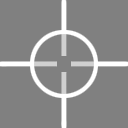
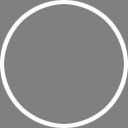
The second 128px x 128px image is a revision of the first. Changes to its layers:
removed layer "图层 4" over <box>30,30,98,98</box>
removed layer "图层 5" (was 63%) over <box>32,32,96,96</box>
moved "图层 1" above "图层 1 副本", painted on it over <box>0,0,128,128</box>
hid "图层 1 副本", painted on it over <box>0,0,128,128</box>
